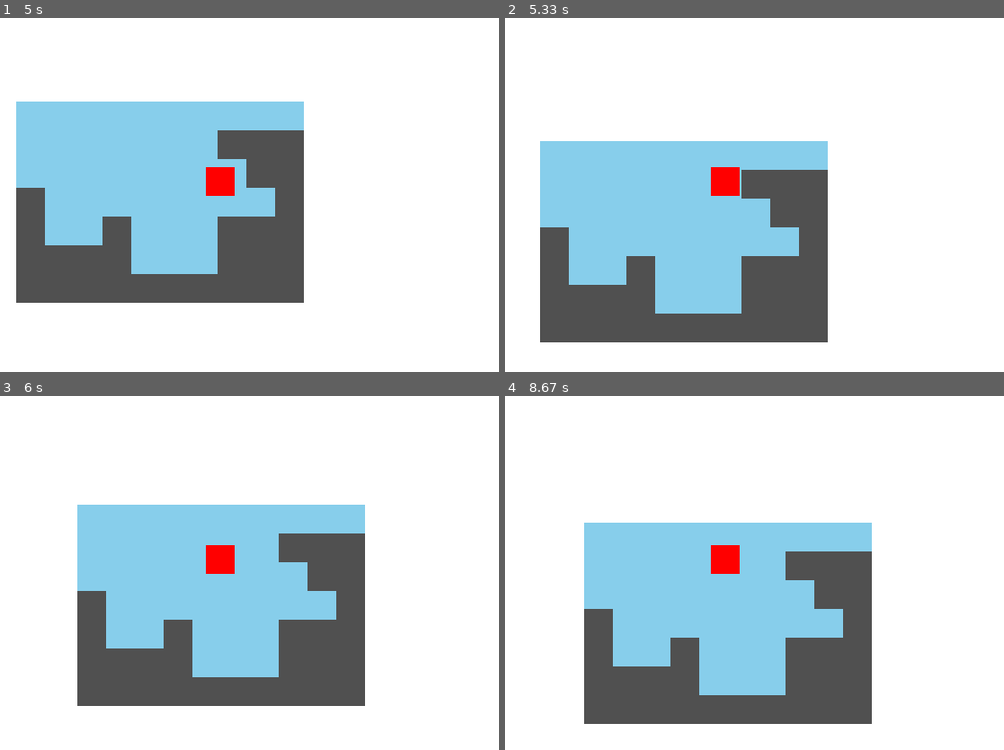
Above: before the commit, frames 1-4 (two rows, left to right).
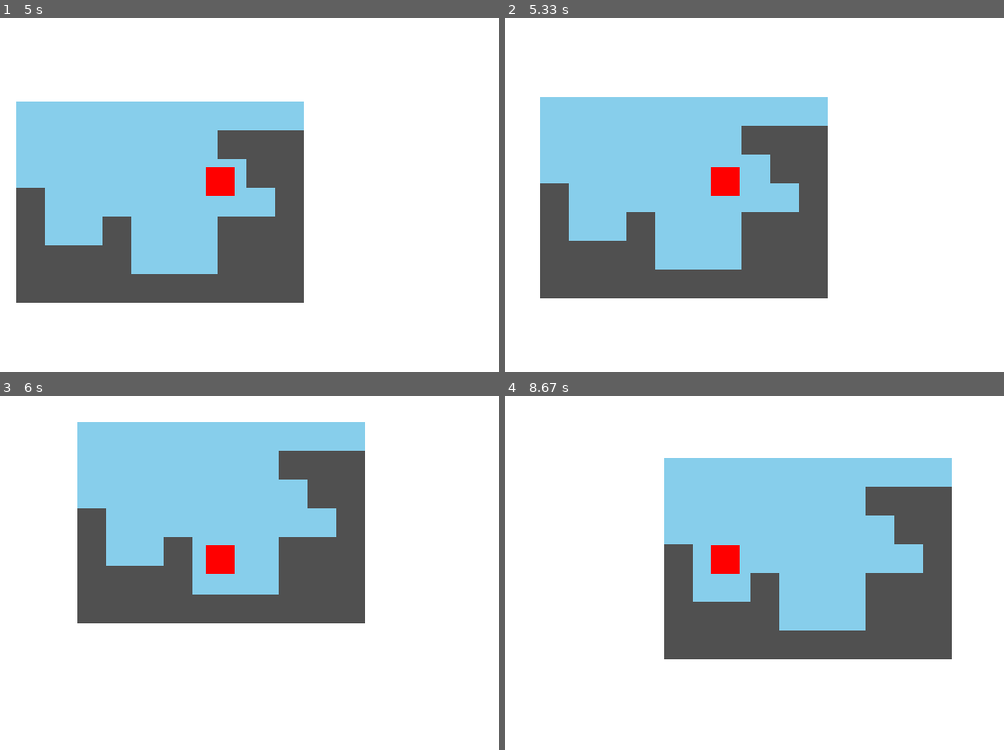
Above: after the commit, the same moments.

Repository: hchap1/pygame_tilemap_engine
Game: pygame game, started from platformer.py
Two runs of this game, one before a commit and one after it. Both use one fixed random seed, a clock stepped at 60 frames per second and the inputs below.
Inputs:
- Up to frame 1 (5 s): hold D 0.33-0.8 s; hold D 0.83-1.3 s; hold A 1.33-1.87 s; hold A 1.9-2.3 s; hold D 2.33-2.97 s; hold A 3-3.47 s; hold D 3.5-3.97 s; tap Space at 3.57, 3.87, 4.07, 4.37, 4.57, 4.87 s; hold D 4-4.47 s; hold A from 4.5 s (still down)
- Up to frame 2 (5.33 s): release A at 5.03 s; hold A from 5.07 s (still down); tap Space at 5.13 s
- Up to frame 3 (6 s): tap Space at 5.43, 5.57, 5.87 s; release A at 5.47 s; hold D from 5.5 s (still down)
- Up to frame 4 (8.67 s): release D at 6.13 s; hold A 6.17-6.63 s; tap Space at 6.23, 6.53, 6.73, 7.03, 7.23, 7.53, 7.73, 8.03, 8.3, 8.6 s; hold D 6.67-7.13 s; hold D 7.17-7.63 s; hold A 7.67-8.2 s; hold A 8.23-8.63 s

Frame 1 is identical in both runs. In frame 2, 22% of the frame differs, in the area x 7-65%, y 22-92%; in frame 3, 35%; in frame 4, 41%, in the area x 15-90%, y 17-93%.

Commit message:
feat: head collisions

Diff:
--- a/platformer.py
+++ b/platformer.py
@@ -66,6 +66,7 @@
     right_x_clearance = math.floor(x + 0.95)
     top_y = math.floor(y + 0.9)
     mid_y = math.ceil(y - 0.1)
+    head_y = math.ceil(y - 1)
     bottom_y = math.ceil(y)
 
     if (grid[mid_y][left_x] != 0 or grid[top_y][left_x] != 0) and xv < 0:
@@ -81,6 +82,11 @@
         if try_to_jump: yv = -JUMP
         else: yv = 0
         y = bottom_y - 1
+
+    # Ceiling Collisions
+    if (grid[head_y][left_x_clearance] != 0 or grid[head_y][right_x_clearance]) and yv < 0:
+        yv = 0
+        y = head_y + 1
 
     # Rendering
     screen.fill((255, 255, 255))
